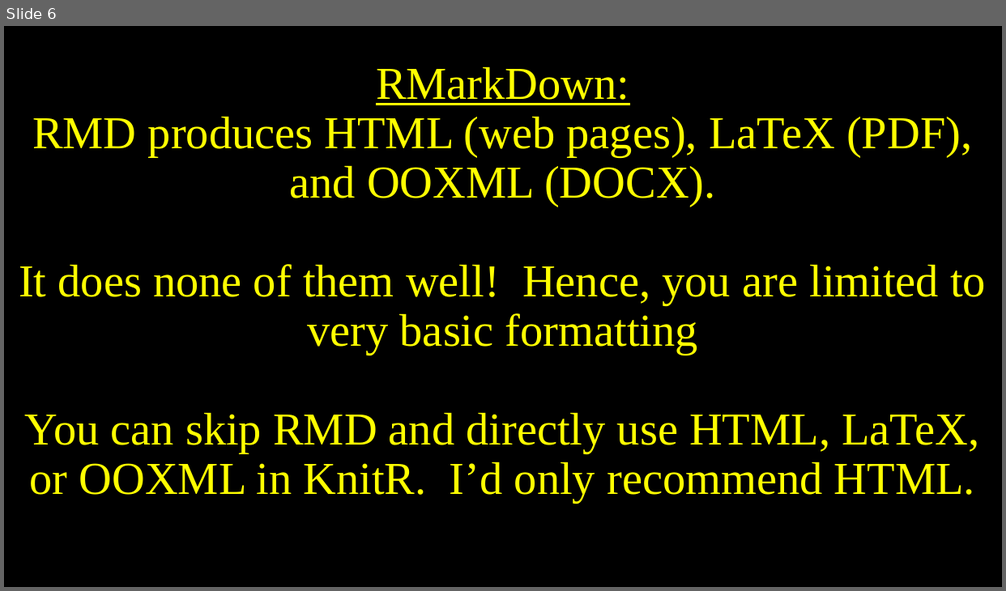
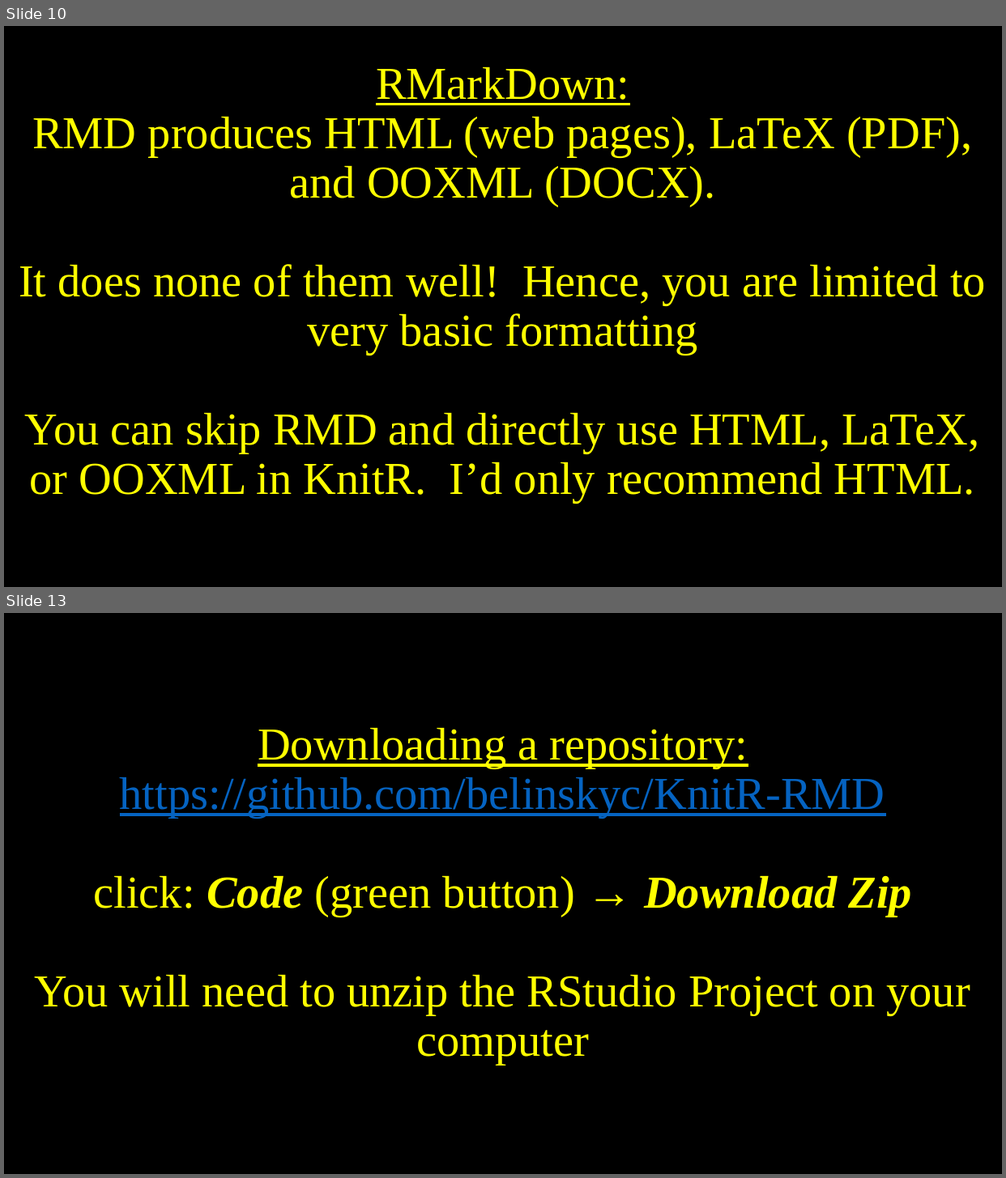
Before and after one commit to belinskyc/KnitR-RMD, a slide deck: KnitR.pptx. Shown one above the other, each under a label of ours: slide 6 before the commit, slides 10 and 13 after it; the slides between them are not shown. The pictures are 1006x591 and 1006x1178 pixels, drawn with LibreOffice and Linux fonts; fonts in the diff are those of the drawing. Boxes give left, top, right and bottom in pixels: in the first picture for what was removed or moved away, otherwise in the second. Text is boxed around its words. In the diff, an @@ line names an element or a change of style, - is before the commit and + after.

```diff
--- a/KnitR.pptx
+++ b/KnitR.pptx
@@ slide 13 added at [4, 613, 1002, 1174], background #000000 @@
@@ title added at [34, 727, 970, 1065], 44 pt, text #FFFF00 @@
+Downloading a repository:
+https://github.com/belinskyc/KnitR-RMD
+click: Code (green button) → Download Zip
+You will need to unzip the RStudio Project on your computer
@@ what was slide 6 is now slide 10 @@
```
Also in this commit, not shown: 7 slides changed, 5 other slides added, 5 other files.
